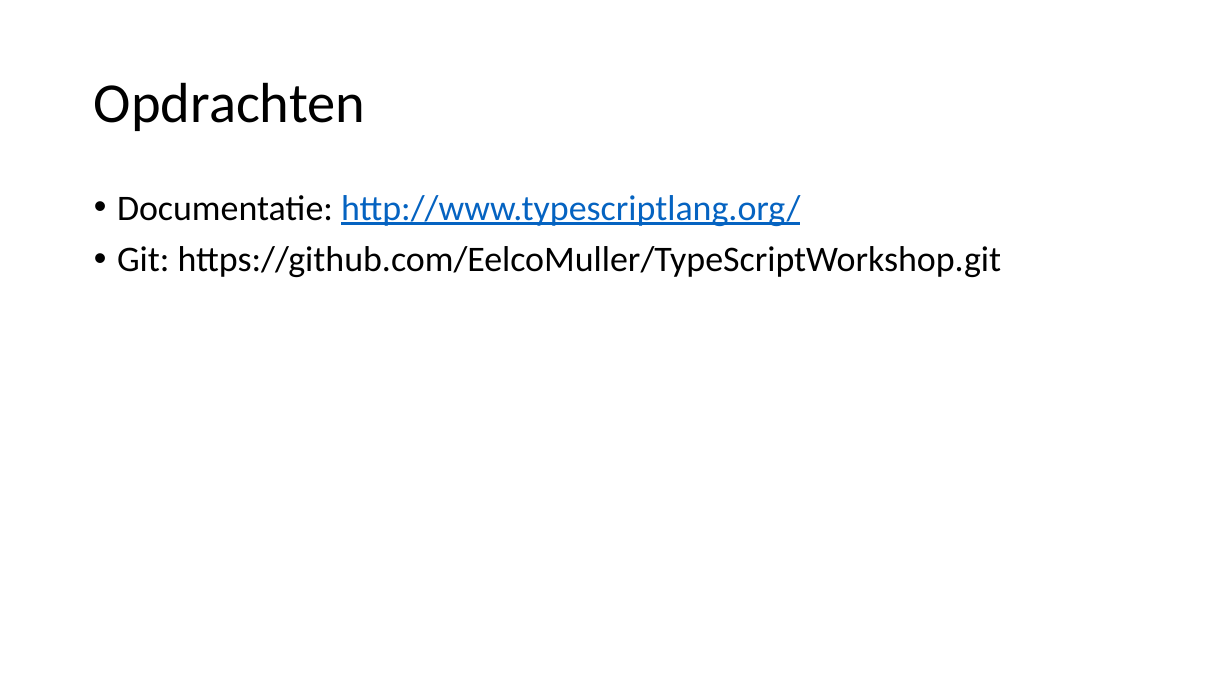
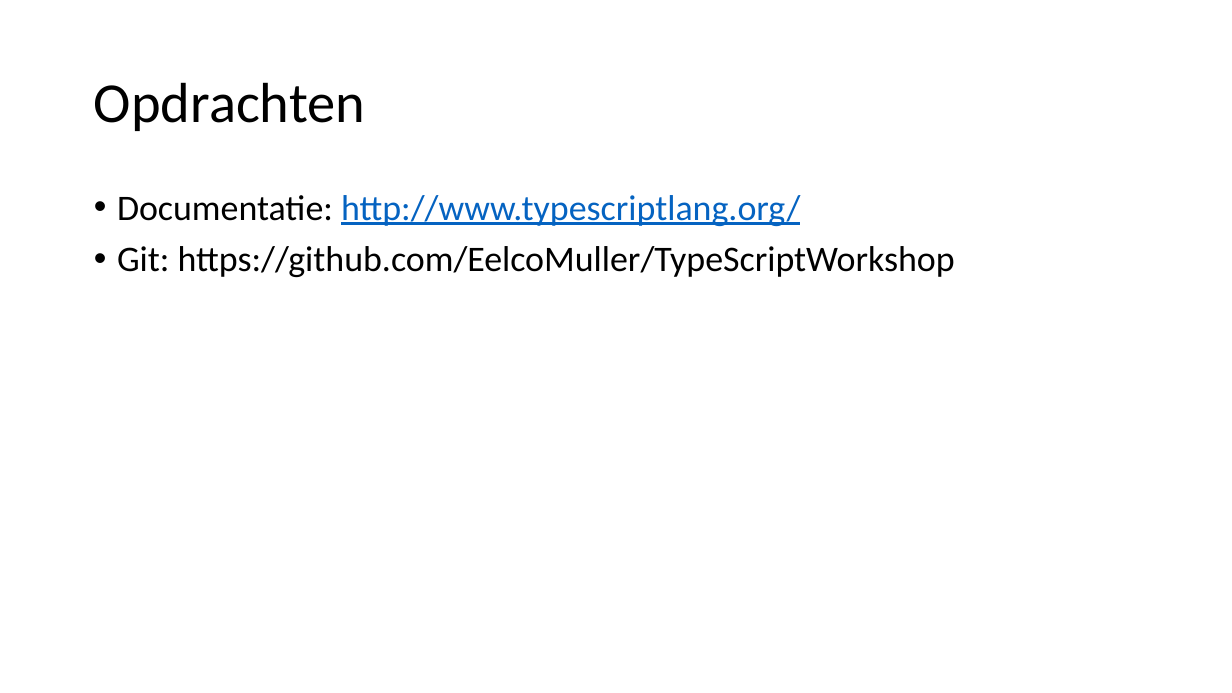
Before and after one commit to EelcoMuller/TypeScriptWorkshop, a slide deck: slide 52 of Sheets/typescript workshop.pptx. Drawn at 1232x693 pixels with LibreOffice and Linux fonts; fonts in the diff are those of the drawing. Boxes give left, top, right and bottom in pixels: in the first picture for what was removed or moved away, otherwise in the second. Text is boxed around its words. In the diff, an @@ line names an element or a change of style, - is before the commit and + after.

```diff
--- a/Sheets/typescript workshop.pptx
+++ b/Sheets/typescript workshop.pptx
@@ text at [117,246,955,277]: text changed @@
-• Git: https://github.com/EelcoMuller/TypeScriptWorkshop.git
+• Git: https://github.com/EelcoMuller/TypeScriptWorkshop
```
Also in this commit, not shown: 1 other file.
